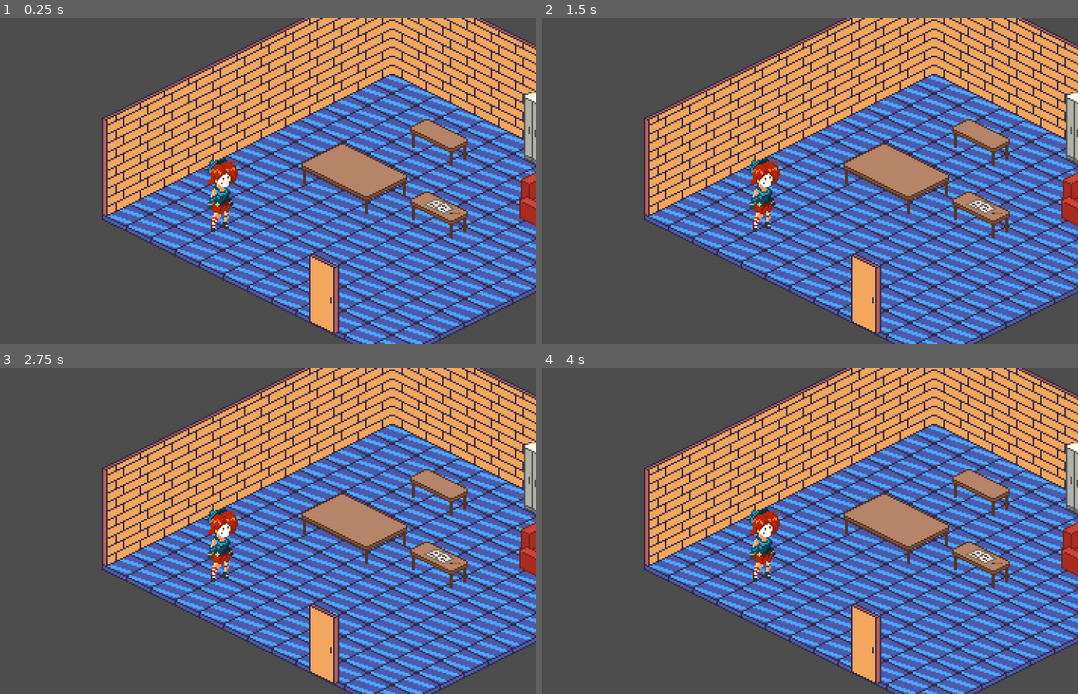
Above: before the commit, frames 1-4 (two rows, left to right).
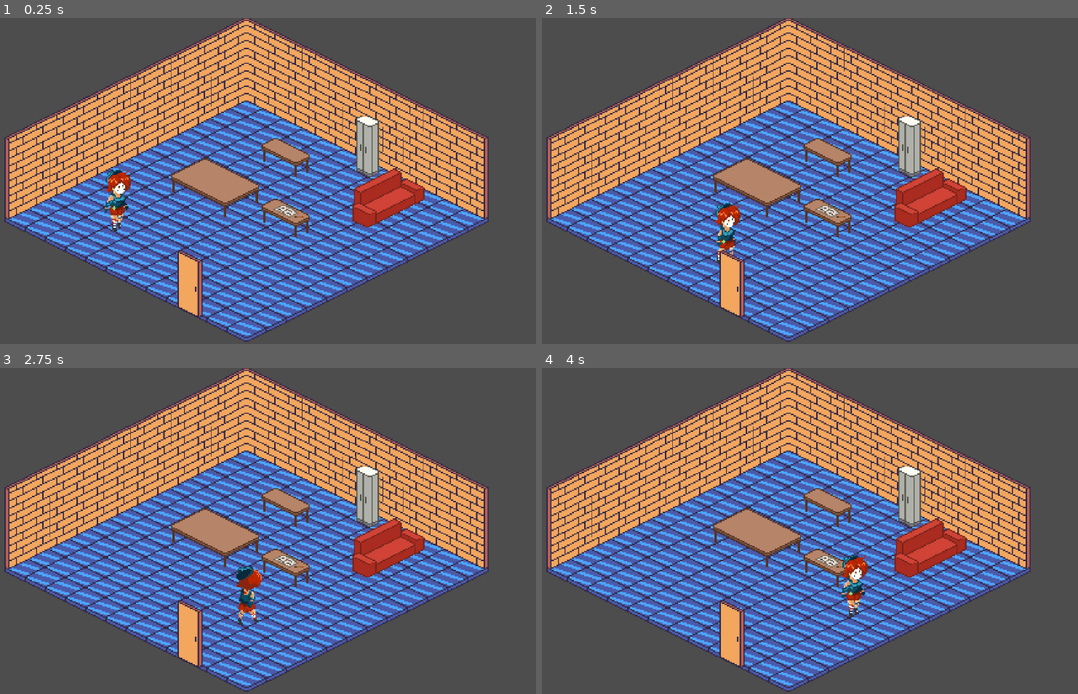
Above: after the commit, the same moments.

Repository: franco594/ProyectoTamaGame
Game: Godot game, scene res://Scenes/Mapa 1 - Entrada.tscn
Same seed, same stepped clock (60 frames per second), same inputs: the game is played once before the commit and once after it.
Inputs:
- Up to frame 1 (0.25 s): no input
- Up to frame 2 (1.5 s): no input
- Up to frame 3 (2.75 s): no input
- Up to frame 4 (4 s): no input

The runs differ from the first frame. In frame 1, 69% of the frame differs, in the area x 0-100%, y 0-100%; in frame 2, 69%; in frame 3, 69%; in frame 4, 69%.

Commit message:
Mejorando caminata

Diff:
--- a/tgp/Scenes/CharacterNPC.tscn
+++ b/tgp/Scenes/CharacterNPC.tscn
@@ -118,7 +118,7 @@
 }],
 "loop": true,
 "name": &"idle_SW",
-"speed": 5.0
+"speed": 2.0
 }, {
 "frames": [{
 "duration": 1.0,
@@ -129,7 +129,7 @@
 }],
 "loop": true,
 "name": &"walk_NE",
-"speed": 2.0
+"speed": 3.0
 }, {
 "frames": [{
 "duration": 1.0,
@@ -140,7 +140,7 @@
 }],
 "loop": true,
 "name": &"walk_NW",
-"speed": 2.0
+"speed": 3.0
 }, {
 "frames": [{
 "duration": 1.0,
@@ -151,7 +151,7 @@
 }],
 "loop": true,
 "name": &"walk_SE",
-"speed": 2.0
+"speed": 3.0
 }, {
 "frames": [{
 "duration": 1.0,
@@ -162,7 +162,7 @@
 }],
 "loop": true,
 "name": &"walk_SW",
-"speed": 2.0
+"speed": 3.0
 }]
 
 [sub_resource type="RectangleShape2D" id="RectangleShape2D_w72ig"]
@@ -174,7 +174,7 @@
 [node name="AnimatedSprite2D" type="AnimatedSprite2D" parent="."]
 sprite_frames = SubResource("SpriteFrames_yswcl")
 animation = &"walk_SW"
-frame_progress = 0.45794
+frame_progress = 0.116587
 
 [node name="CollisionShape2D" type="CollisionShape2D" parent="."]
 visible = false
--- a/tgp/Scenes/Mapa 1 - Entrada.tscn
+++ b/tgp/Scenes/Mapa 1 - Entrada.tscn
@@ -681,11 +681,6 @@
 sources/7 = SubResource("TileSetAtlasSource_73poy")
 sources/0 = SubResource("TileSetAtlasSource_ijpbq")
 
-[sub_resource type="NavigationPolygon" id="NavigationPolygon_c85mw"]
-vertices = PackedVector2Array(398.211, 48.1563, 209.063, 147.656, 23.6328, 47.3203, 210.977, -46.7891)
-polygons = Array[PackedInt32Array]([PackedInt32Array(0, 1, 2, 3)])
-outlines = Array[PackedVector2Array]([PackedVector2Array(210, -38, 38, 47, 208, 135, 389, 46)])
-
 [node name="TileMapLayer" type="TileMapLayer"]
 tile_map_data = PackedByteArray("AAAEAAEAAAADAAEAAAAFAAEAAAADAAEAAAAEAAAAAAADAAEAAAAFAAAAAAADAAEAAAADAAEAAAADAAEAAAADAA …(2224 unchanged characters)…
 tile_set = SubResource("TileSet_622qf")
@@ -701,12 +696,9 @@
 [node name="CharacterBody2D" parent="." instance=ExtResource("8_c85mw")]
 z_index = 2
 position = Vector2(94, 20)
+tile_node = NodePath("..")
 
 [node name="Camera2D" type="Camera2D" parent="."]
-position = Vector2(111, 38)
+position = Vector2(207, 31)
 offset = Vector2(0, -20)
-zoom = Vector2(3, 3)
-
-[node name="NavigationRegion2D" type="NavigationRegion2D" parent="."]
-position = Vector2(-4, 0)
-navigation_polygon = SubResource("NavigationPolygon_c85mw")
+zoom = Vector2(2.5, 2.5)
--- a/tgp/Scripts/character_npc.gd
+++ b/tgp/Scripts/character_npc.gd
@@ -1,24 +1,45 @@
 extends CharacterBody2D
 
 # ================== REFERENCIAS ==================
-@export var tile_node: NodePath                   # Asigná el TileMap o TileMapLayer del piso
+@export var tile_node: NodePath                   # TileMap o TileMapLayer del piso
 @onready var anim: AnimatedSprite2D = $AnimatedSprite2D
 
-# Soporte dual: TileMap o TileMapLayer
-var ground_tm: TileMap = null
-var ground_layer: TileMapLayer = null
-
-# ================== MOVIMIENTO GRID ==================
-@export var tiles_per_second: float = 6.0         # celdas por segundo
-@export var stop_epsilon: float = 1.0             # tolerancia al centro de celda (px)
-@export var wander_every: float = 1.2             # cada cuánto da UN paso aleatorio (s)
-
-var _path_world: PackedVector2Array = PackedVector2Array() # centros de celdas en mundo
-var _path_cells: Array[Vector2i] = []             # camino en coordenadas de mapa
-var _current_target: Vector2 = Vector2.ZERO       # punto mundo (centro de celda objetivo)
+var ground_tm: TileMap = null                     # si el piso es TileMap
+var ground_layer: TileMapLayer = null             # si el piso es TileMapLayer
+
+# ================== MOVIMIENTO / FEEL ==================
+@export var tiles_per_second: float = 1.5         # celdas por segundo (bajito para ver pasos)
+@export var acceleration_px: float = 500    # px/s^2 (suaviza arranque y frenado)
+@export var stop_epsilon: float = 0        # px; cuándo consideramos “llegado” al centro
+
+# Wander / Paseos
+@export var wander_every: float = 1.2             # cada cuánto intenta planificar paseo (s)
+@export var wander_min_steps: int = 1             # mínimo de celdas a recorrer por paseo
+@export var wander_max_steps: int = 20            # máximo de celdas a recorrer por paseo
+
+# Pausas naturales al llegar
+@export var idle_pause_min: float = 0.4           # pausa mínima (s)
+@export var idle_pause_max: float = 5           # pausa máxima (s)
+
+# Sincronía animación-camino
+@export var base_walk_fps: float = 3           # FPS con que creaste tus walk_* en SpriteFrames
+@export var min_anim_speed: float = 0.75          # límites de multiplicador de anim
+@export var max_anim_speed: float = 1.35
+
+# Bobbing sutil (sensación de peso)
+@export var bob_amount: float = 1.0               # px
+@export var bob_speed: float = 8.0                # frecuencia
+
+# ================== ESTADO INTERNO ==================
+var _path_world: PackedVector2Array = PackedVector2Array() # centros de celdas (mundo)
+var _path_cells: Array[Vector2i] = []                       # camino en celdas
+var _current_target: Vector2 = Vector2.ZERO                 # centro de celda objetivo
 var _wander_timer: float = 0.0
 var _moving: bool = false
-var _last_dir: String = "SE"                      # para idle
+var _wander_scheduled: bool = false
+var _last_dir: String = "SE"                                # para idle
+var _bob_phase: float = 0.0
+var _base_sprite_pos: Vector2 = Vector2.ZERO
 
 # 4 vecinos (grilla iso/diamond)
 const DIRS4: Array[Vector2i] = [
@@ -30,53 +51,62 @@
 
 # ================== ARRANQUE ==================
 func _ready() -> void:
-	# Intentar resolver referencias al TileMap/Layer
 	_ensure_tile_refs()
-	# Esperar un frame por si el mapa se instanció este mismo tick
 	await get_tree().process_frame
 	_ensure_tile_refs()
 
-	# Snap inicial al centro de celda si ya tenemos piso
+	# Snap inicial al centro de celda
 	if ground_layer != null or ground_tm != null:
 		var c: Vector2i = _world_to_cell(global_position)
 		global_position = _cell_center_world(c)
 
-	# Animación por defecto
 	if anim != null:
 		anim.speed_scale = 1.0
 		_play_idle_anim()
+		_base_sprite_pos = anim.position
 
 # ================== LOOP ==================
 func _process(delta: float) -> void:
-	if _moving:
+	# Si está caminando o hay pausa planificada, no dispares otro paseo aquí
+	if _moving or _wander_scheduled:
 		return
 
 	_wander_timer -= delta
 	if _wander_timer <= 0.0:
 		_wander_timer = wander_every
-		_step_random()
+		_wander_pick_long_target()   # planifica paseo de varias celdas
 
 func _physics_process(delta: float) -> void:
-	# Si no hay piso resuelto, no hacer nada
-	if not _ensure_tile_refs():
-		return
-
+	if not _ensure_tile_refs():
+		return
 	if not _moving:
 		return
 
 	var to_target: Vector2 = _current_target - global_position
-	var px_per_sec: float = tiles_per_second * float(_tile_size().x) # aprox
-	var step: Vector2 = to_target.normalized() * px_per_sec * delta
-
-	if to_target.length() <= stop_epsilon or step.length() >= to_target.length():
-		# Llegó a la celda: snap al centro exacto
+	var px_per_sec: float = tiles_per_second * float(_tile_size().x)
+	var desired: Vector2 = to_target.normalized() * px_per_sec
+
+	# --- Movimiento con aceleración (natural) ---
+	var step: Vector2
+	if acceleration_px > 0.0:
+		velocity = velocity.move_toward(desired, acceleration_px * delta)
+		step = velocity * delta
+	else:
+		step = desired * delta
+		velocity = desired
+
+	# --- Evitar sobrepasar el objetivo; mantener walk 1 frame al aterrizar ---
+	if step.length() >= to_target.length() or to_target.length() <= stop_epsilon:
 		global_position = _current_target
+		_play_walk_anim(to_target)  # usa el vector previo; evita corte brusco
 		_advance_path_or_stop()
 	else:
 		global_position += step
-		_play_walk_anim(to_target)
-
-# ================== API: IR A UNA CELDA ==================
+		_play_walk_anim(step)       # anim en base al movimiento real
+
+	_apply_walk_bob(delta)
+
+# ================== API ==================
 func go_to_cell(target_cell: Vector2i) -> void:
 	if not _ensure_tile_refs():
 		return
@@ -98,29 +128,64 @@
 		_path_world.remove_at(0)
 	_set_next_target_from_path()
 
-# ================== WANDER: UN PASO ALEATORIO ==================
-func _step_random() -> void:
-	if not _ensure_tile_refs():
-		return
+# ================== WANDER ==================
+func _wander_pick_long_target() -> void:
+	if not _ensure_tile_refs():
+		return
+
 	var start: Vector2i = _current_cell()
-	var candidates: Array[Vector2i] = []
-	for d in DIRS4:
-		var c: Vector2i = start + d
-		if not _is_blocked(c):
-			candidates.append(c)
-	if candidates.is_empty():
-		_play_idle_anim()
-		return
-	candidates.shuffle()
-	go_to_cell(candidates.front())
+	var tries: int = 24
+	var min_s: int = max(1, wander_min_steps)
+	var max_s: int = max(min_s, wander_max_steps)
+	var best: Vector2i = start
+	var used: Rect2i = _used_rect()
+
+	while tries > 0:
+		tries -= 1
+		# Distancia manhattan aleatoria entre min y max
+		var dist: int = randi_range(min_s, max_s)
+		var dx: int = randi_range(-dist, dist)
+		var dy: int = dist - abs(dx)
+		if randi() % 2 == 0:
+			dy = -dy
+		var cand: Vector2i = start + Vector2i(dx, dy)
+
+		if not used.has_point(cand):
+			continue
+		if _is_blocked(cand):
+			continue
+
+		best = cand
+		break
+
+	if best != start:
+		go_to_cell(best)
+
+func _schedule_next_wander() -> void:
+	if _wander_scheduled:
+		return
+	_wander_scheduled = true
+	call_deferred("_do_schedule_next_wander")
+
+func _do_schedule_next_wander() -> void:
+	await get_tree().create_timer(randf_range(idle_pause_min, idle_pause_max)).timeout
+	_wander_scheduled = false
+	if not _moving:
+		_wander_pick_long_target()
 
 # ================== PATH TILE A TILE ==================
 func _advance_path_or_stop() -> void:
 	if _path_world.size() == 0:
 		_moving = false
-		_play_idle_anim()
+		velocity = Vector2.ZERO
+		call_deferred("_to_idle_after_frame")   # deja 1 frame de walk antes de idle
 		return
 	_set_next_target_from_path()
+
+func _to_idle_after_frame() -> void:
+	await get_tree().process_frame
+	_play_idle_anim()
+	_schedule_next_wander()
 
 func _set_next_target_from_path() -> void:
 	_current_target = _path_world[0]
@@ -175,31 +240,31 @@
 
 	var n: Node = null
 
-	# 1) Intentar con lo asignado en el Inspector
+	# 1) Inspector
 	if not tile_node.is_empty():
 		n = get_node_or_null(tile_node)
 
-	# 2) Autodetección: grupo "ground"
+	# 2) Grupo "ground"
 	if n == null:
 		var g: Node = get_tree().get_first_node_in_group("ground")
 		if g != null:
 			n = g
 
-	# 3) Autodetección: buscar TileMapLayer por grupo o por tipo
+	# 3) Buscar TileMapLayer
 	if n == null:
 		var layers: Array = get_tree().get_nodes_in_group("TileMapLayer")
 		if layers.size() > 0:
 			n = layers[0]
+
+	# 4) Buscar TileMap
 	if n == null:
-		# fallback: primer TileMap en la escena si existe
 		var maps: Array = get_tree().get_nodes_in_group("TileMap")
 		if maps.size() > 0:
 			n = maps[0]
 
-	# 4) Asignación final si el nodo es válido
+	# 5) Asignación final
 	if n is TileMapLayer:
 		ground_layer = n
-		# Intentar obtener el TileMap dueño
 		if "get_tile_map" in ground_layer:
 			ground_tm = ground_layer.get_tile_map()
 		else:
@@ -214,7 +279,7 @@
 # ================== WRAPPERS SEGUROS (TileMap / TileMapLayer) ==================
 func _tile_size() -> Vector2i:
 	if not _ensure_tile_refs():
-		return Vector2i(32, 32) # fallback
+		return Vector2i(32, 32)
 	if ground_layer != null:
 		return ground_layer.tile_set.tile_size
 	else:
@@ -263,7 +328,7 @@
 func _current_cell() -> Vector2i:
 	return _world_to_cell(global_position)
 
-# ================== ANIMACIÓN ISO (idle/walk NE, NW, SE, SW) ==================
+# ================== ANIMACIÓN / FEEDBACK ==================
 func _play_anim_safe(name: String) -> void:
 	if anim == null:
 		return
@@ -274,14 +339,16 @@
 		elif anim.speed_scale == 0.0:
 			anim.speed_scale = 1.0
 
-func _play_walk_anim(to_target: Vector2) -> void:
+func _play_walk_anim(move_vec: Vector2) -> void:
 	if anim == null:
 		return
-	if to_target.length() < 0.1:
-		_play_idle_anim()
-		return
-
-	var dir: Vector2 = to_target.normalized()
+
+	# Histéresis: si el movimiento es diminuto, no cortes a idle aún
+	if move_vec.length() < 0.05:
+		return
+
+	# Dirección iso (NE/NW/SE/SW)
+	var dir: Vector2 = move_vec.normalized()
 	var ne: Vector2 = Vector2( 1, -1).normalized()
 	var nw: Vector2 = Vector2(-1, -1).normalized()
 	var se: Vector2 = Vector2( 1,  1).normalized()
@@ -298,7 +365,15 @@
 			best = names[i]
 
 	_last_dir = best
-	anim.speed_scale = 1.0
+
+	# Sincronía anim ↔ velocidad real
+	var px_per_sec: float = tiles_per_second * float(_tile_size().x)
+	var speed_ratio: float = 0.0
+	if px_per_sec > 0.0:
+		speed_ratio = velocity.length() / px_per_sec
+	var scale_now: float = clamp(speed_ratio * (10.0 / base_walk_fps), min_anim_speed, max_anim_speed)
+	anim.speed_scale = scale_now
+
 	_play_anim_safe("walk_%s" % best)
 
 func _play_idle_anim() -> void:
@@ -306,3 +381,15 @@
 		return
 	anim.speed_scale = 1.0
 	_play_anim_safe("idle_%s" % _last_dir)
+
+func _apply_walk_bob(delta: float) -> void:
+	if anim == null:
+		return
+	# Sin bob si no hay movimiento perceptible
+	if velocity.length() < 1.0:
+		anim.position = _base_sprite_pos
+		_bob_phase = 0.0
+		return
+	_bob_phase += bob_speed * delta
+	var y_off: float = -abs(sin(_bob_phase)) * bob_amount
+	anim.position = _base_sprite_pos + Vector2(0, y_off)
Not shown: 1 places in tgp/Scenes/Mapa 1 - Entrada.tscn that only renumber resources
